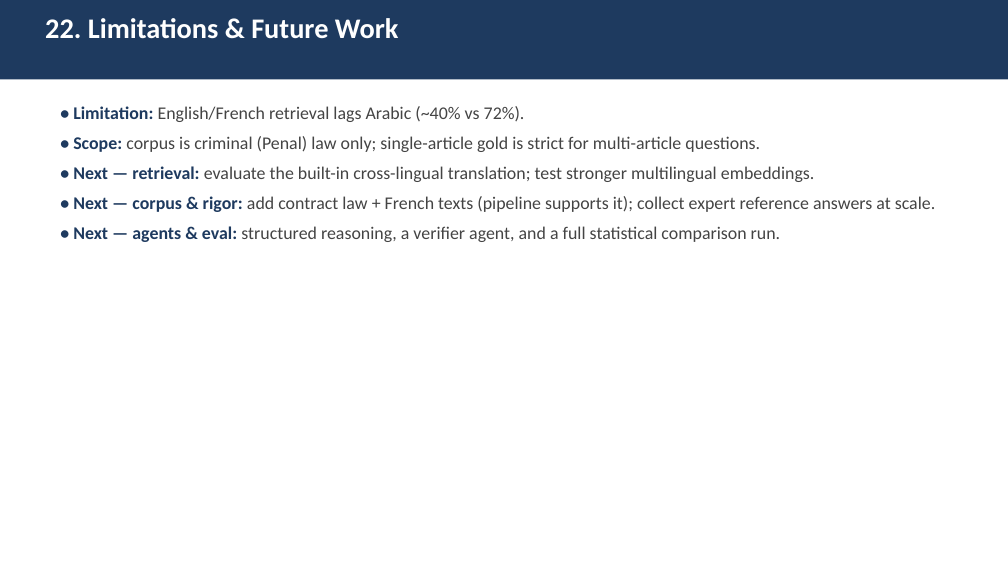
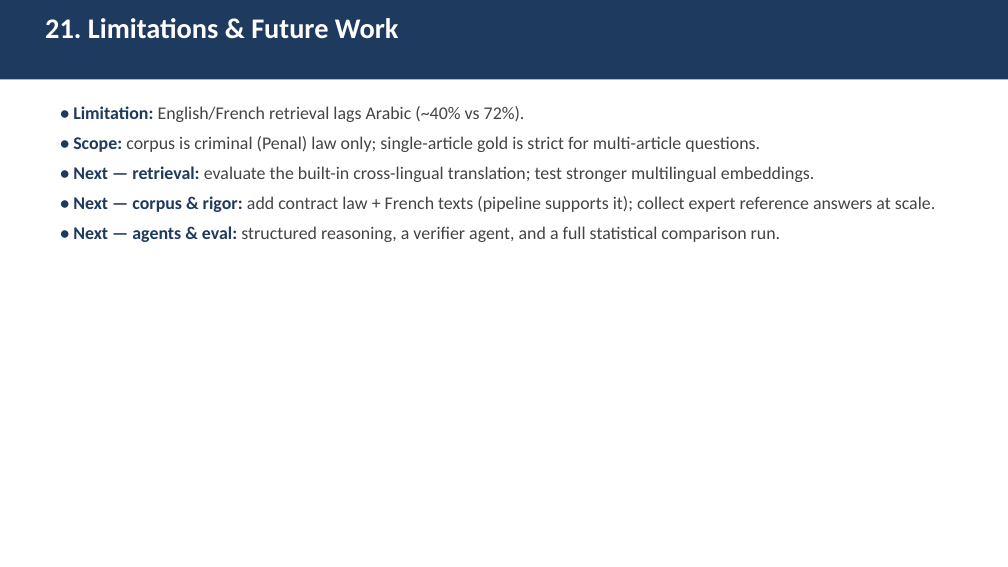
Before and after one commit to MohamadELOssman/legal_ai_agent, a slide deck: slide 24 of Legal_AI_Academic_Presentation.pptx (slide 25 before the commit). Drawn at 1008x567 pixels with LibreOffice and Linux fonts; fonts in the diff are those of the drawing. Boxes give left, top, right and bottom in pixels: in the first picture for what was removed or moved away, otherwise in the second. Text is boxed around its words. In the diff, an @@ line names an element or a change of style, - is before the commit and + after.

```diff
--- a/Legal_AI_Academic_Presentation.pptx
+++ b/Legal_AI_Academic_Presentation.pptx
@@ text at (x1=45, y1=18, x2=398, y2=39): text changed @@
-22. Limitations & Future Work
+21. Limitations & Future Work
```
Also in this commit, not shown: 7 other slides changed, 1 slide removed, 1 other file.
